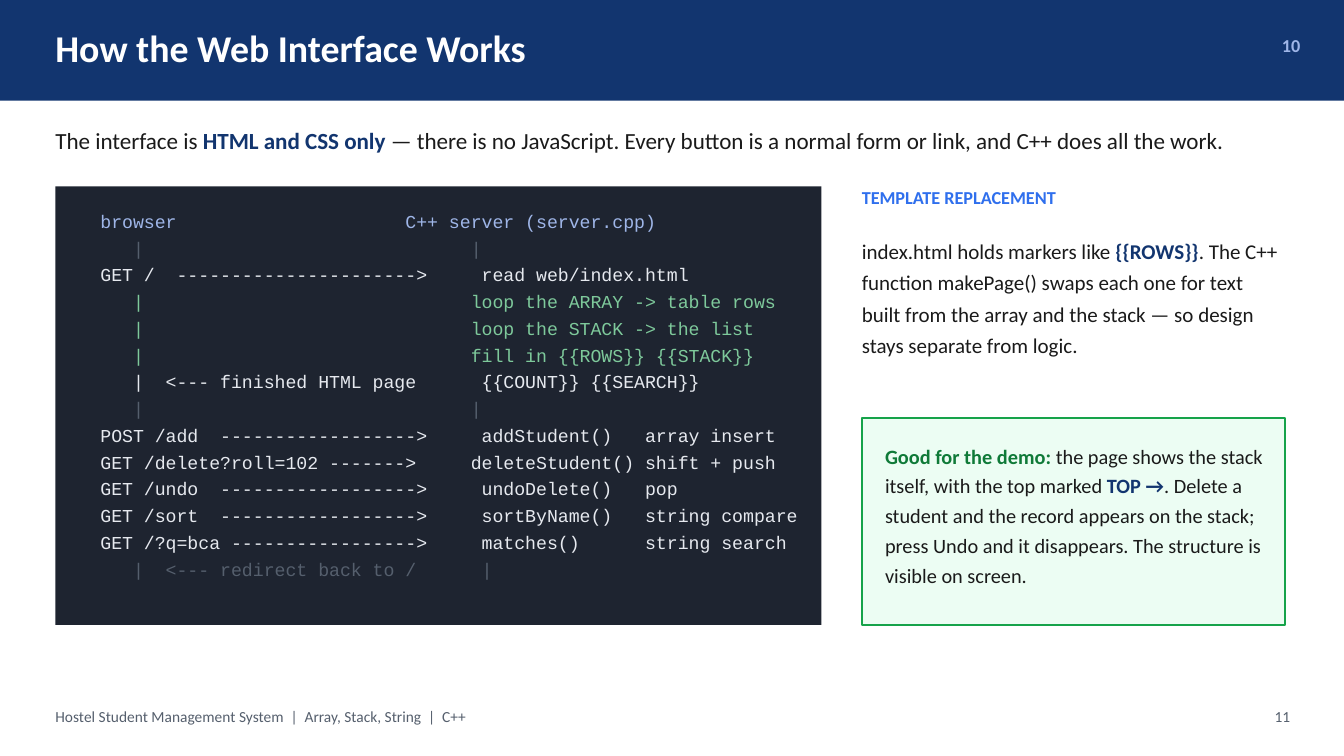
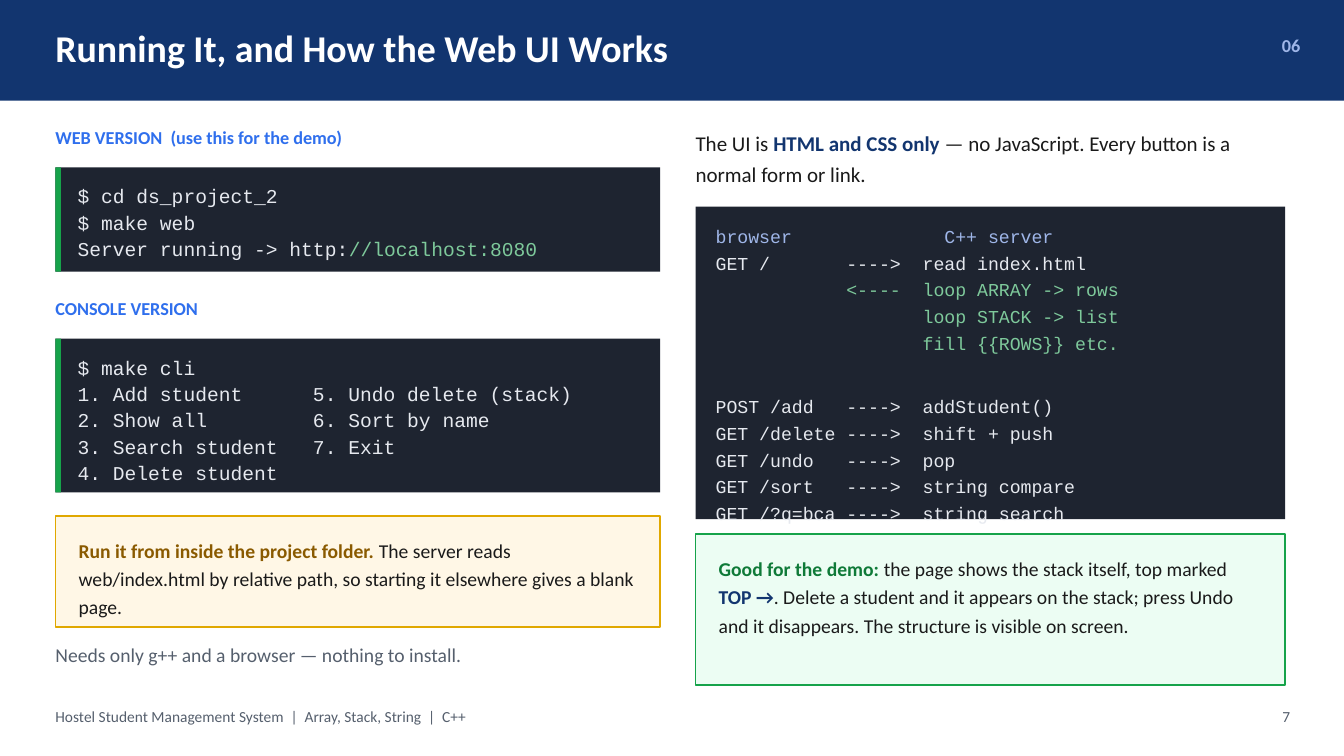
Before and after one commit to botvik155/apfa-data-structures, a slide deck: slide 7 of docs/DS_Project_2_Presentation.pptx (slide 11 before the commit). Drawn at 1344x756 pixels with LibreOffice and Linux fonts; fonts in the diff are those of the drawing. Boxes give left, top, right and bottom in pixels: in the first picture for what was removed or moved away, otherwise in the second. Text is boxed around its words. In the diff, an @@ line names an element or a change of style, - is before the commit and + after.

```diff
--- a/docs/DS_Project_2_Presentation.pptx
+++ b/docs/DS_Project_2_Presentation.pptx
@@ text at [55,35,667,69]: text changed @@
-How the Web Interface Works
+Running It, and How the Web UI Works
@@ text at [1282,39,1300,52]: text changed @@
-10
+06
@@ text added at [55,130,342,147], 13 pt, text #2F6FED, bold @@
+WEB VERSION (use this for the demo)
@@ text at [696,136,1230,182]: text changed; size 16.5 to 15 pt @@
-The interface is HTML and CSS only — there is no JavaScript. Every button is a normal form or link, and C++ does all the work.
+The UI is HTML and CSS only — no JavaScript. Every button is a normal form or link.
@@ rectangle added at [55,167,660,271], fill #1E2430 @@
@@ rectangle added at [55,167,62,271], fill #16A34A @@
@@ text added at [78,190,537,260], 14 pt, text #E6E9EF @@
+$ cd ds_project_2
+$ make web
+Server running -> http://localhost:8080
@@ rectangle added at [696,207,1286,519], fill #1E2430 @@
@@ text removed at [862,192,1055,204] @@
-TEMPLATE REPLACEMENT
@@ text at [716,230,1119,526]: text changed @@
-browser C++ server (server.cpp)
-| |
-GET / ----------------------> read web/index.html
-| loop the ARRAY -> table rows
-| loop the STACK -> the list
-| fill in {{ROWS}} {{STACK}}
-| <--- finished HTML page {{COUNT}} {{SEARCH}}
-| |
-POST /add ------------------> addStudent() array insert
-GET /delete?roll=102 -------> deleteStudent() shift + push
-GET /undo ------------------> undoDelete() pop
-GET /sort ------------------> sortByName() string compare
-GET /?q=bca -----------------> matches() string search
-| <--- redirect back to / |
+browser C++ server
+GET / ----> read index.html
+<---- loop ARRAY -> rows
+loop STACK -> list
+fill {{ROWS}} etc.
+POST /add ----> addStudent()
+GET /delete ----> shift + push
+GET /undo ----> pop
+GET /sort ----> string compare
+GET /?q=bca ----> string search
@@ text removed at [862,243,1277,357] @@
-index.html holds markers like {{ROWS}}. The C++ function makePage() swaps each one for text built from the array and the stack — so design stays separate from logic.
@@ text added at [55,303,198,315], 13 pt, text #2F6FED, bold @@
+CONSOLE VERSION
@@ rectangle: place and size @@
-rectangle at [55,187,822,625]
+rectangle at [55,339,660,492]
@@ rectangle added at [55,339,62,492], fill #16A34A @@
@@ text added at [78,361,572,454], 14 pt, text #E6E9EF @@
+$ make cli
+1. Add student 5. Undo delete (stack)
+2. Show all 6. Sort by name
+3. Search student 7. Exit
+4. Delete student
@@ rectangle added at [55,516,660,627], fill #FFF7E6, outline #E0A800 1.25 pt @@
@@ rectangle: place and size @@
-rectangle at [862,418,1286,625]
+rectangle at [696,534,1286,686]
@@ text added at [79,544,633,618], 14 pt, text #1A1A1A @@
+Run it from inside the project folder. The server reads web/index.html by relative path, so starting it elsewhere gives a blank page.
@@ text at [719,562,1234,636]: text changed; size 14.5 to 14 pt @@
-Good for the demo: the page shows the stack itself, with the top marked TOP →. Delete a student and the record appears on the stack; press Undo and it disappears. The structure is visible on screen.
+Good for the demo: the page shows the stack itself, top marked TOP →. Delete a student and it appears on the stack; press Undo and it disappears. The structure is visible on screen.
@@ text added at [55,648,461,666], 14 pt, text #555F6D @@
+Needs only g++ and a browser — nothing to install.
@@ text at [1282,712,1290,722]: text changed @@
-11
+7
```
Also in this commit, not shown: 5 other slides changed, 1 slide added, 9 slides removed, 3 other files.
